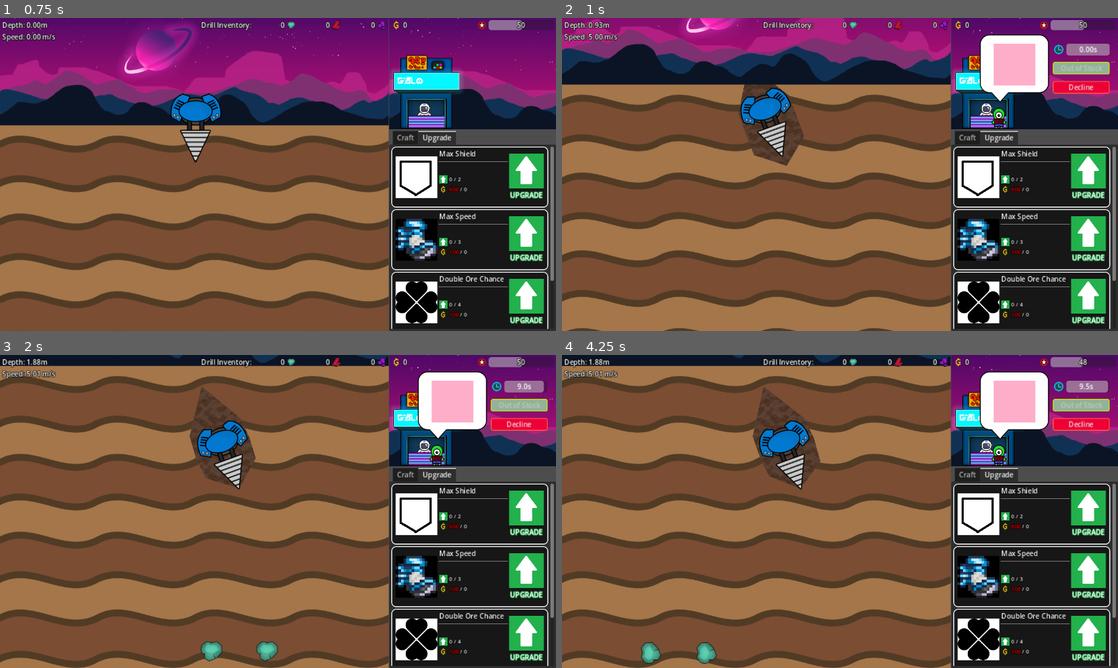
Above: before the commit, frames 1-4 (two rows, left to right).
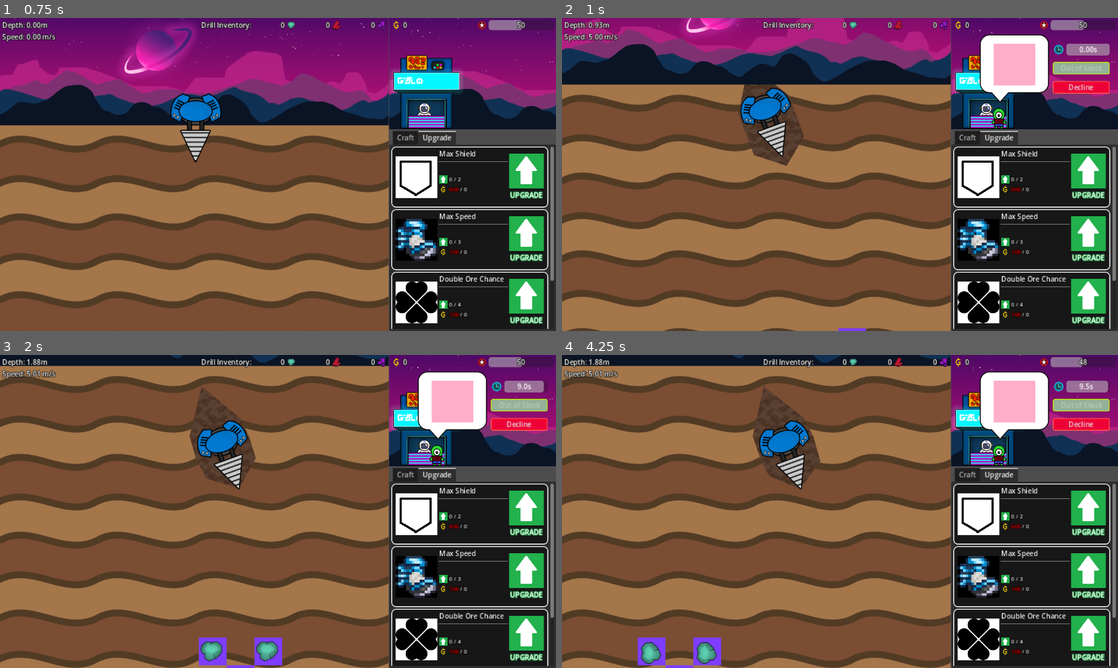
Above: after the commit, the same moments.

Repository: aNotSoCleverName/mechanicore
Game: Godot game, scene res://Main.tscn
Same seed, same stepped clock (60 frames per second), same inputs: the game is played once before the commit and once after it.
Inputs:
- Up to frame 1 (0.75 s): tap Enter (ui_accept) at 0.5 s; hold Right (ui_right) from 0.53 s (still down); tap R at 0.6 s
- Up to frame 2 (1 s): keep holding Right (ui_right); tap Enter (ui_accept) at 0.77 s
- Up to frame 3 (2 s): release Right (ui_right) at 1.28 s; hold Down (ui_down) from 1.28 s (still down); tap R at 1.35 s; tap Enter (ui_accept) at 1.52 s
- Up to frame 4 (4.25 s): release Down (ui_down) at 2.03 s; hold Right (ui_right) 2.03-2.75 s; tap R at 2.1, 3.6 s; click "Decline" at 2.75 s; tap Enter (ui_accept) at 3.5, 3.77 s; hold Up (ui_up) from 3.53 s (still down)

Frame 1 is identical in both runs. In frame 2, less than 0.1% of the frame differs, in the area x 49-55%, y 99-100%; in frame 3, 0.6%; in frame 4, 0.6%, in the area x 13-29%, y 90-100%.

Commit message:
Optimized ore pooling

Diff:
--- a/Endless Run/Ores/Ore Chunk/Ore Chunk.gd
+++ b/Endless Run/Ores/Ore Chunk/Ore Chunk.gd
@@ -10,7 +10,6 @@
 		if !(ore is Ore):
 			continue;
 		OreManager.addToPool(ore);
-		orePlaceholder.remove_child(ore);
 
 func _ready() -> void:
 	SignalBus_EndlessRun.drill_change_pos.connect(
--- a/Endless Run/Ores/Ore Manager.gd
+++ b/Endless Run/Ores/Ore Manager.gd
@@ -12,6 +12,8 @@
 static func addToPool(inOre: Ore) -> void:
 	var orePool: Array[Ore] = OreManager.orePools[inOre.oreType];
 	orePool.append(inOre);
+
+	inOre.get_parent().call_deferred("remove_child", inOre);
 static func popFromPool(inOreType: Ore.EOreType) -> Ore:
 	var orePool: Array[Ore] = OreManager.orePools[inOreType];
 	return orePool.pop_back();
@@ -29,9 +31,6 @@
 	SignalBus_EndlessRun.ore_pick.connect(
 		func (inOre: Ore):
 			self.addToPool(inOre);
-			var orePlaceholder: OrePlaceholder = inOre.get_parent();
-			orePlaceholder.call_deferred("remove_child", inOre);
-			orePlaceholder.queue_free();
 	)
 
 	SignalBus_EndlessRun.ore_place.connect(
@@ -69,8 +68,9 @@
 	)
 	SignalBus_EndlessRun.drill_change_dock.connect(	# Reset ore generation when docking
 		func (inIsDocked: bool, _inDrill: Drill):
-			if (inIsDocked):
+			if (!inIsDocked):
 				return;
+
 			self._prevLoadedChunkY = 0;
 	)
 	#endregion
--- a/Endless Run/Ores/Ore Placeholder.gd
+++ b/Endless Run/Ores/Ore Placeholder.gd
@@ -63,4 +63,5 @@
 func _on_child_exiting_tree(node):
 	if (!(node is Ore)):
 		return;
+
 	self.queue_free();
--- a/Endless Run/Ores/Ore Placeholder.tscn
+++ b/Endless Run/Ores/Ore Placeholder.tscn
@@ -10,4 +10,6 @@
 offset_top = -32.0
 offset_right = 32.0
 offset_bottom = 32.0
-color = Color(0.494118, 0.239216, 1, 0)
+color = Color(0.494118, 0.239216, 1, 1)
+
+[connection signal="child_exiting_tree" from="." to="." method="_on_child_exiting_tree"]
Not shown: 1 places in Endless Run/Ores/Ore Chunk/Ore Chunk1.tscn that only renumber resources
Not shown: 1 places in Endless Run/Ores/Ore Chunk/Ore Chunk2.tscn that only renumber resources
Not shown: 1 places in Endless Run/Ores/Ore Chunk/Ore Chunk3.tscn that only renumber resources
Not shown: 1 places in Endless Run/Ores/Ore Placeholder.tscn that only renumber resources
